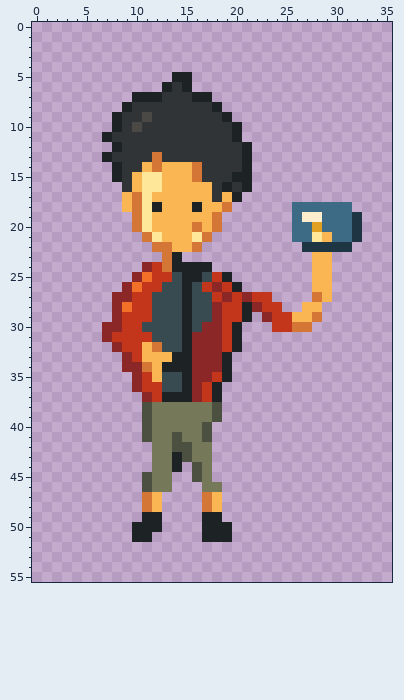
One commit to this pixel-art file: arte/pruebas/pxl-estilo-v02/out/sprites/nora_3.aseprite. Above: the version before the commit.
36x56 pixels, 1 frame.
Now the later version:
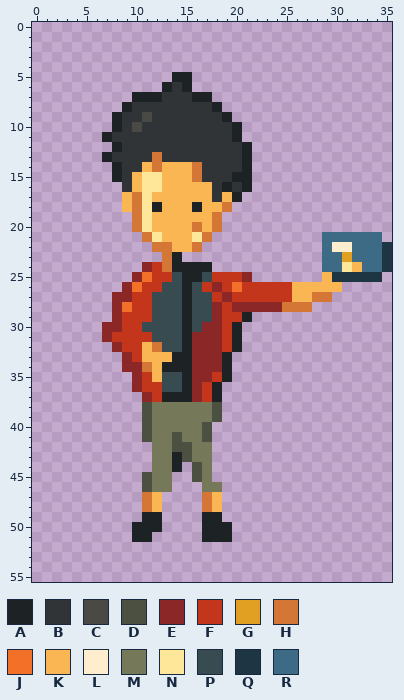
Palette (. is transparent): A #1d2324  B #303436  C #4a4945  D #4c5041  E #8b2727  F #c3361b  G #e1a022  H #d47736  J #f37029  K #fbb654  L #ffeece  M #75795a  N #ffe799  P #384b51  Q #1e3644  R #3d6a84
Commit: Rehace el brazo de pago con ocho poses y codo móvil
Edits made:
Layers "agarre", "tarjeta", "brazo_pago":
Colour E is added in row 25 at x 21.
Colour E replaces colour A in row 28 at x 21.
Colour E replaces colour F in row 28 at x 20 and 23 to 24.
Colour F is added in row 25 at x 20; in row 26 at x 21 to 25; in row 27 at x 24 to 25.
Colour F replaces colour A in row 25 at x 19.
Colour F replaces colour E in row 27 at x 21.
Colour G is added in row 23 at x 31.
Colour H is added in row 28 at x 25 to 26.
Colour H replaces colour K in row 27 at x 29; in row 28 at x 27.
Colour J replaces colour A in row 26 at x 20.
Colour K is added in row 24 at x 32; in row 26 at x 26 to 27 and 30; in row 27 at x 26 to 27.
Colour L replaces colour Q in row 22 at x 30 to 31.
Colour N is added in row 24 at x 31.
Colour Q is added in rows 22 to 24 at x 35; in row 25 at x 30 to 34.
Colour R is added in row 21 at x 33 to 34; in row 22 at x 32 to 34; in row 23 at x 30 and 32 to 34; in row 24 at x 30 and 33 to 34.
Colour R replaces colour K in row 21 at x 29; in rows 23 to 24 at x 29.
Colour R replaces colour Q in row 21 at x 32; in row 22 at x 29.
The edit erases colour E in row 29 at x 23.
The edit erases colour F in rows 29 to 30 at x 24 to 25.
The edit erases colour G in row 20 at x 28.
The edit erases colour H in row 29 at x 28; in row 30 at x 26 to 27.
The edit erases colour K in rows 23 to 25 at x 28; in row 28 at x 28; in row 29 at x 26 to 27.
The edit erases colour L in row 19 at x 27 to 28.
The edit erases colour N in row 21 at x 28.
The edit erases colour Q in rows 19 to 20 at x 32; in row 22 at x 27 to 28.
The edit erases colour R in row 18 at x 26 to 31; in row 19 at x 26 and 29 to 31; in row 20 at x 26 to 27 and 29 to 31; in row 21 at x 26 to 27.
Where, in picture pixels (left, top, right, bottom), the same in both pictures:
changed: (222, 202, 392, 332)
